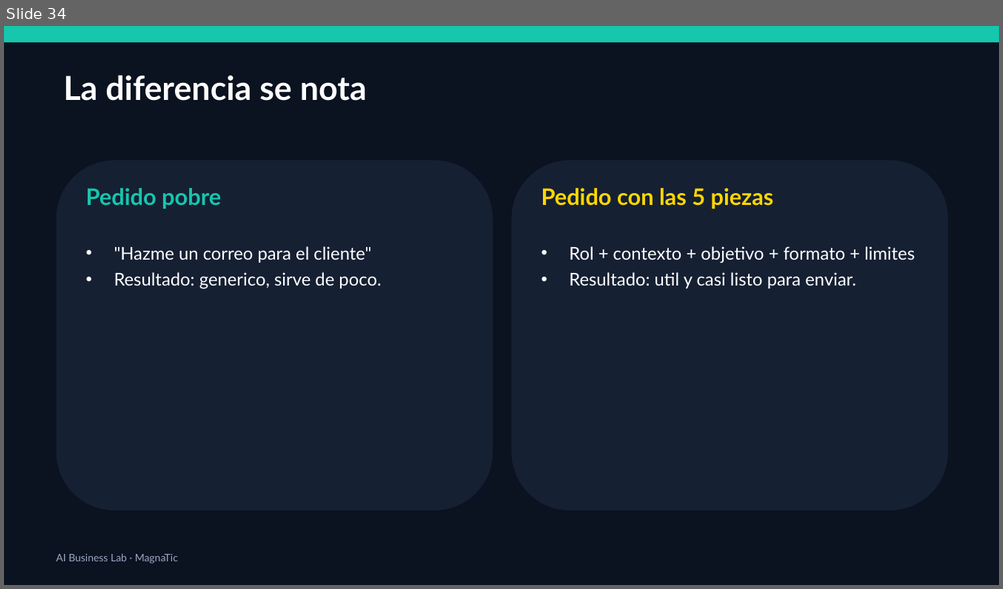
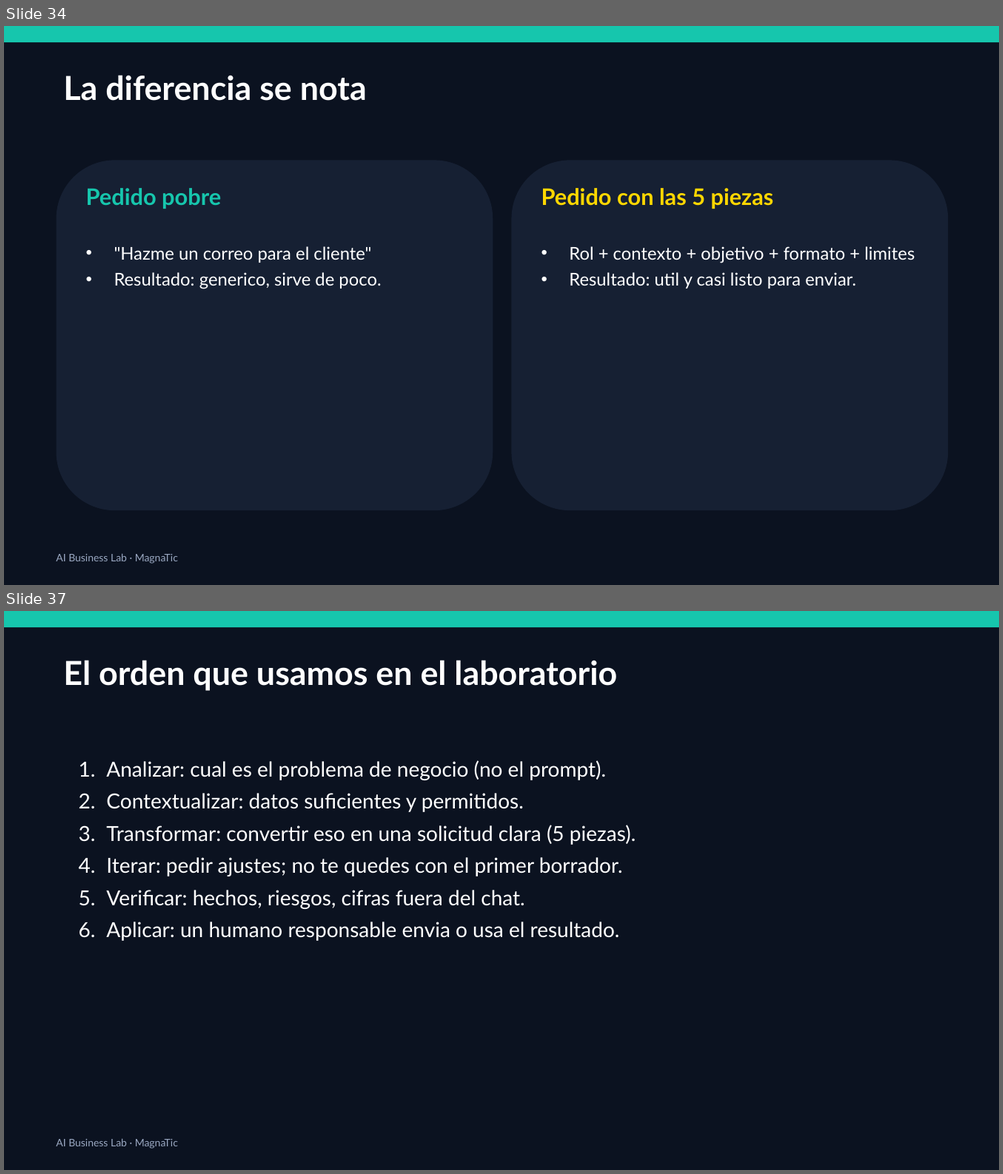
Before and after one commit to xander0408/CURSOS, a slide deck: AI-Business-Lab-Presentacion.pptx. Shown one above the other, each under a label of ours: slide 34 before the commit, slides 34 and 37 after it; the slides between them are not shown. The pictures are 1003x589 and 1003x1174 pixels, drawn with LibreOffice and Linux fonts; fonts in the diff are those of the drawing. Boxes give left, top, right and bottom in pixels: in the first picture for what was removed or moved away, otherwise in the second. Text is boxed around its words. In the diff, an @@ line names an element or a change of style, - is before the commit and + after.

```diff
--- a/AI-Business-Lab-Presentacion.pptx
+++ b/AI-Business-Lab-Presentacion.pptx
@@ slide 37 added at (4, 611, 999, 1170), background #0B1220 @@
@@ rectangle added at (4, 611, 999, 627), fill #16C6AD @@
@@ text added at (63, 660, 617, 691), 32 pt, text #FFFFFF, bold @@
+El orden que usamos en el laboratorio
@@ text added at (106, 760, 636, 941), 20 pt, text #FFFFFF @@
+1. Analizar: cual es el problema de negocio (no el prompt).
+2. Contextualizar: datos suficientes y permitidos.
+3. Transformar: convertir eso en una solicitud clara (5 piezas).
+4. Iterar: pedir ajustes; no te quedes con el primer borrador.
+5. Verificar: hechos, riesgos, cifras fuera del chat.
+6. Aplicar: un humano responsable envia o usa el resultado.
@@ text added at (56, 1139, 178, 1149), 10 pt, text #9AA8C2 @@
+AI Business Lab · MagnaTic
```
Also in this commit, not shown: 3 slides changed, 13 other slides added, 13 other files.
